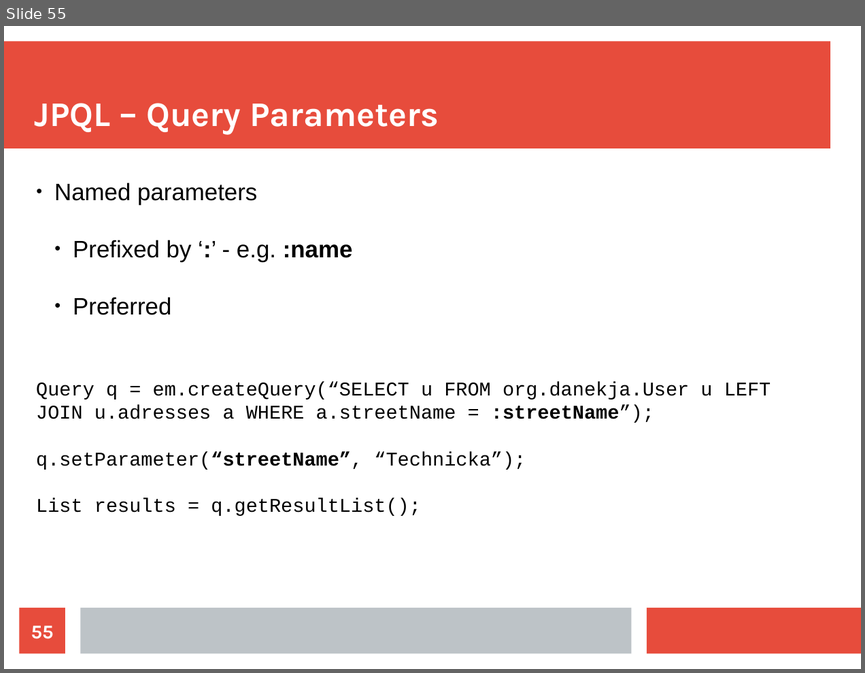
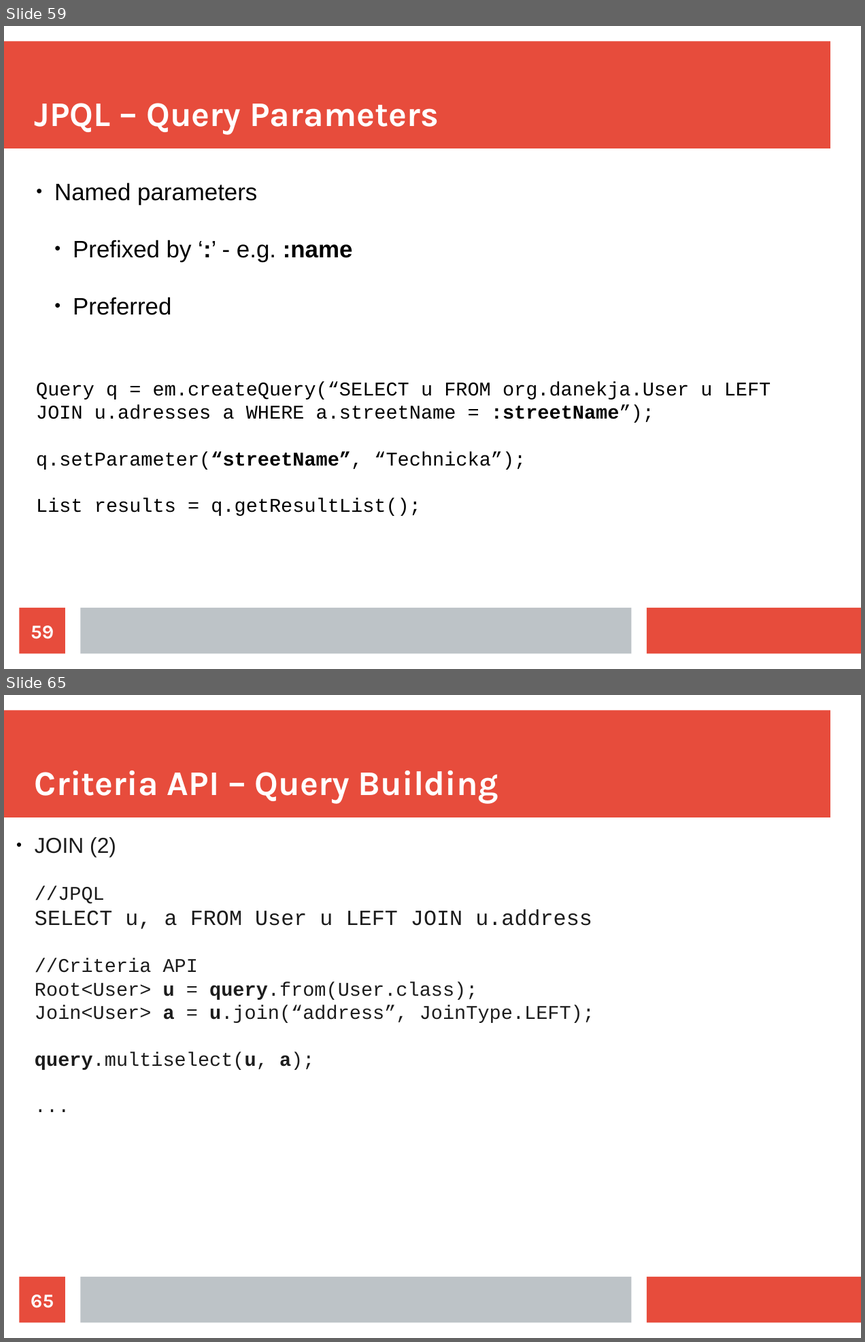
Before and after one commit to maxotta/pia-labs, a slide deck: lectures/persistence.odp. Shown one above the other, each under a label of ours: slide 55 before the commit, slides 59 and 65 after it; the slides between them are not shown. The pictures are 865x673 and 865x1342 pixels, drawn with LibreOffice and Linux fonts; fonts in the diff are those of the drawing. Boxes give left, top, right and bottom in pixels: in the first picture for what was removed or moved away, otherwise in the second. Text is boxed around its words. In the diff, an @@ line names an element or a change of style, - is before the commit and + after.

```diff
--- a/lectures/persistence.odp
+++ b/lectures/persistence.odp
@@ slide 65 added at <box>4,695,861,1338</box>, background #FFFFFF; not listed: 3 template elements that a slide beside it also shows @@
@@ title added at <box>35,770,498,803</box>, 32 pt, text #FFFFFF, bold @@
+Criteria API – Query Building
@@ subtitle added at <box>35,837,594,1070</box>, 18 pt, text #1C1C1C @@
+● JOIN (2)
+  //JPQL
+  SELECT u, a FROM User u LEFT JOIN u.address
+  //Criteria API
+Root<User> u = query.from(User.class);
+Join<User> a = u.join(“address”, JoinType.LEFT);
+query.multiselect(u, a);
+...
@@ page number added at <box>20,1276,65,1323</box>, fill #E74C3C, 18 pt, text #FFFFFF, bold @@
+65
@@ what was slide 55 is now slide 59 @@
@@ page number at <box>31,625,54,639</box>: text changed @@
-55
+59
```
Also in this commit, not shown: 3 slides changed, 15 other slides added, 2 slides removed.
